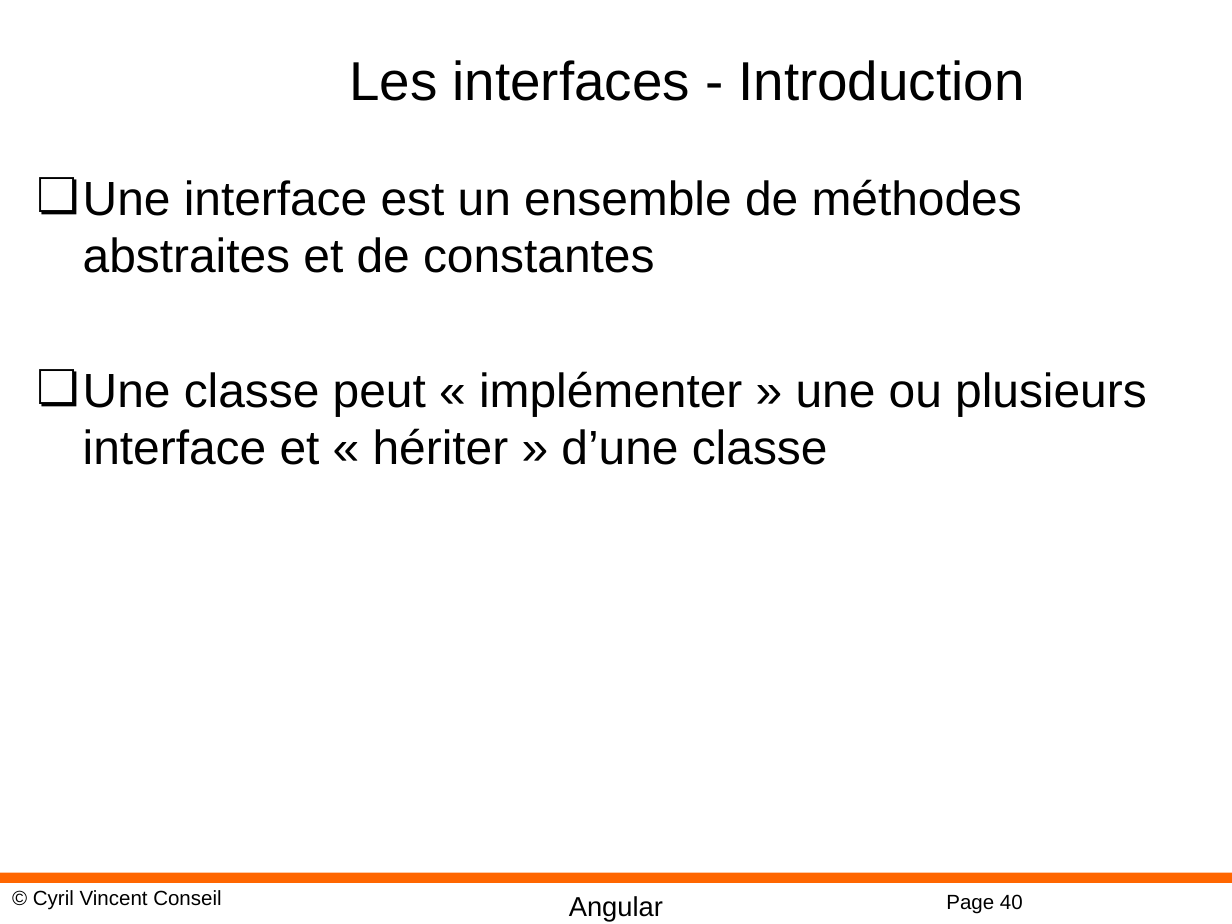
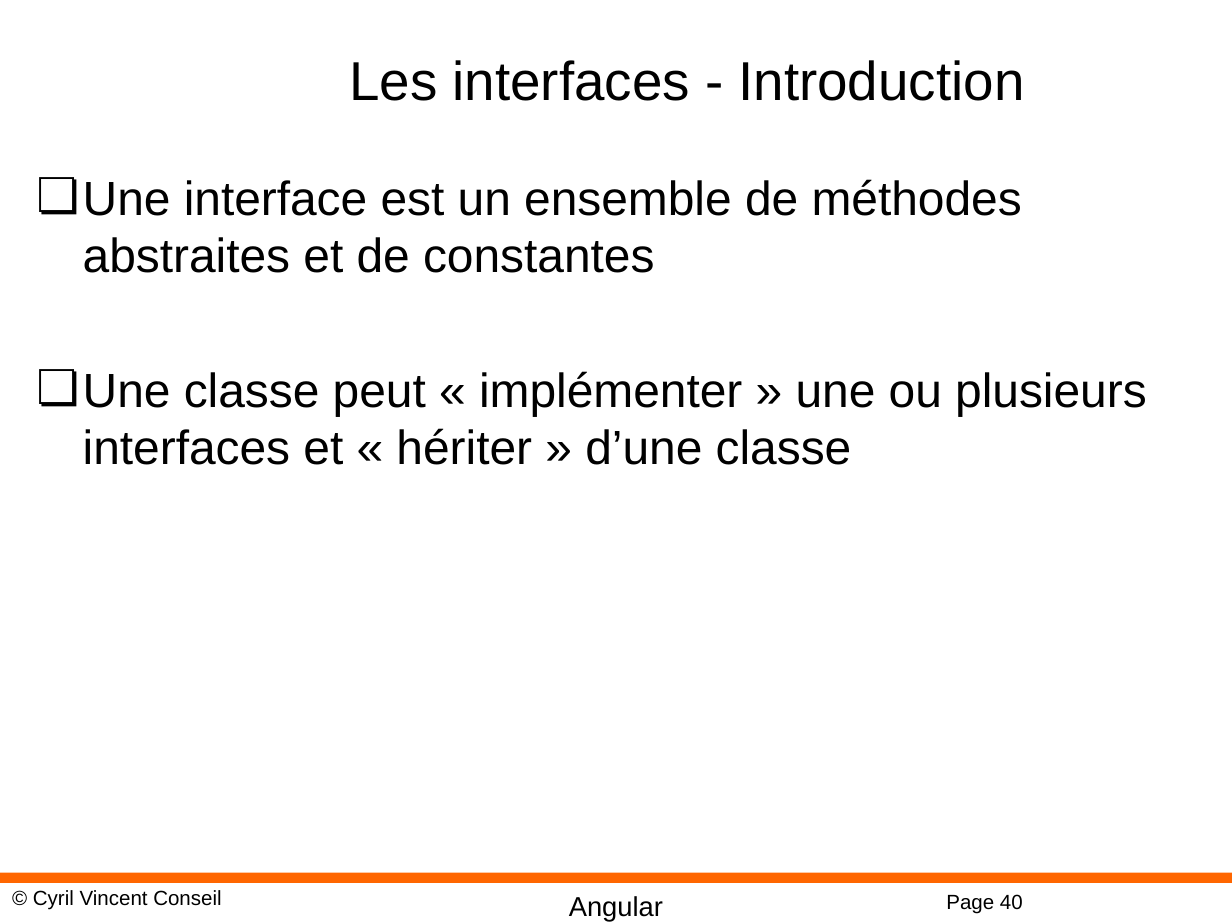
Before and after one commit to cyrilvincent/angular, a slide deck: slide 40 of PPT/Angular10-TSOO.pptx. Drawn at 1232x924 pixels with LibreOffice and Linux fonts; fonts in the diff are those of the drawing; background and template pictures are left out. Boxes give left, top, right and bottom in pixels: in the first picture for what was removed or moved away, otherwise in the second. Text is boxed around its words. In the diff, an @@ line names an element or a change of style, - is before the commit and + after.

```diff
--- a/PPT/Angular10-TSOO.pptx
+++ b/PPT/Angular10-TSOO.pptx
@@ text at (83, 371, 1147, 465): text changed @@
-❏ Une classe peut « implémenter » une ou plusieurs interface et « hériter » d’une classe
+❏ Une classe peut « implémenter » une ou plusieurs interfaces et « hériter » d’une classe
```
Also in this commit, not shown: 1 other slide changed, 16 other files.
